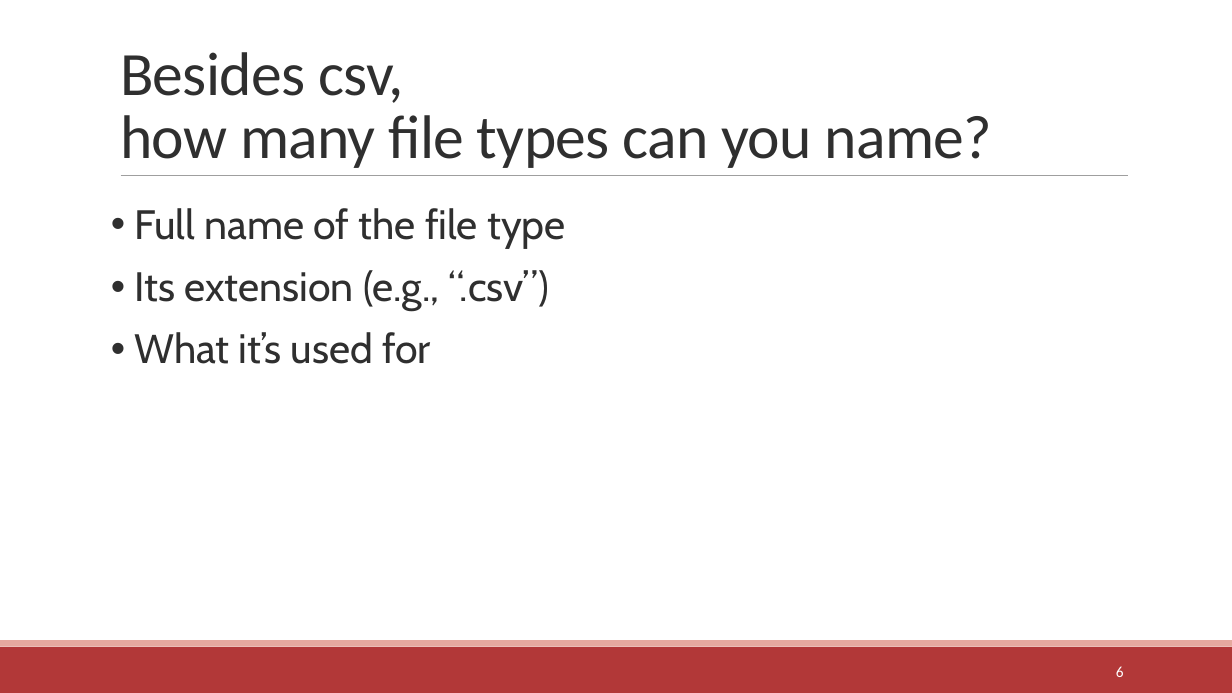
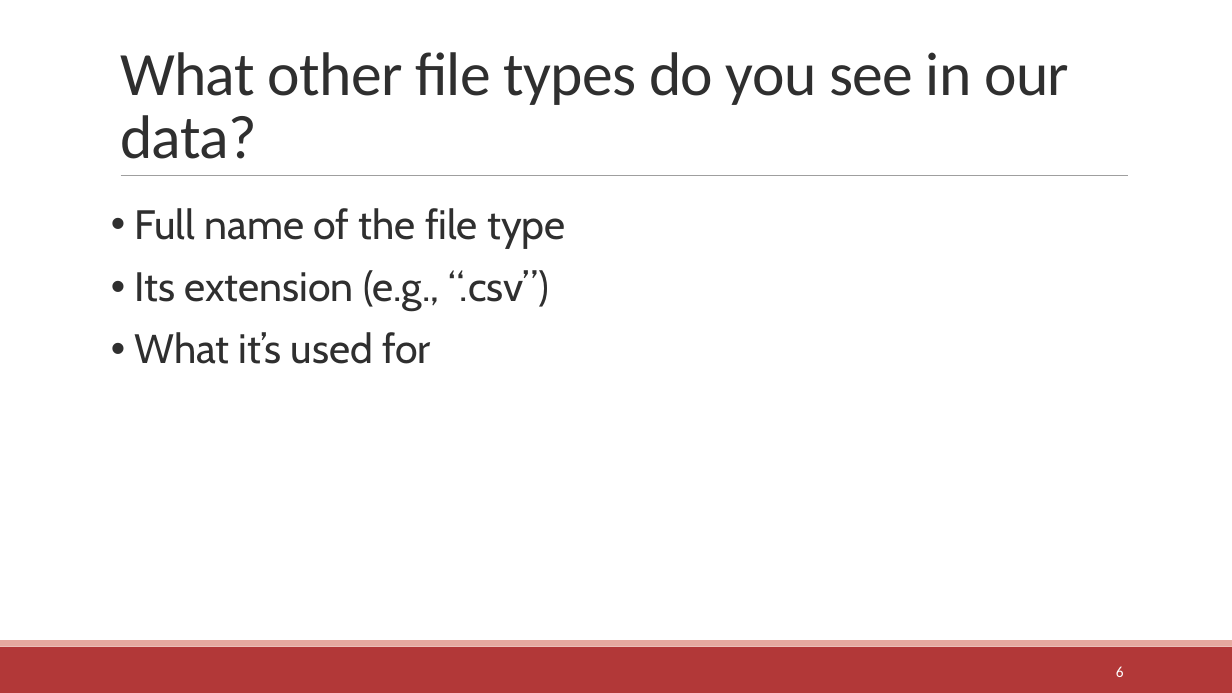
Before and after one commit to communitymaplab/geog4300_datascience, a slide deck: slide 6 of in_class_slides/geog4300_L04-readingdata.pptx. Drawn at 1232x693 pixels with LibreOffice and Linux fonts; fonts in the diff are those of the drawing. Boxes give left, top, right and bottom in pixels: in the first picture for what was removed or moved away, otherwise in the second. Text is boxed around its words. In the diff, an @@ line names an element or a change of style, - is before the commit and + after.

```diff
--- a/in_class_slides/geog4300_L04-readingdata.pptx
+++ b/in_class_slides/geog4300_L04-readingdata.pptx
@@ title at (x1=120, y1=52, x2=1069, y2=159): text changed @@
-Besides csv,
-how many file types can you name?
+What other file types do you see in our data?
```
Also in this commit, not shown: 1 other slide changed, 1 slide removed, 1 other file.
